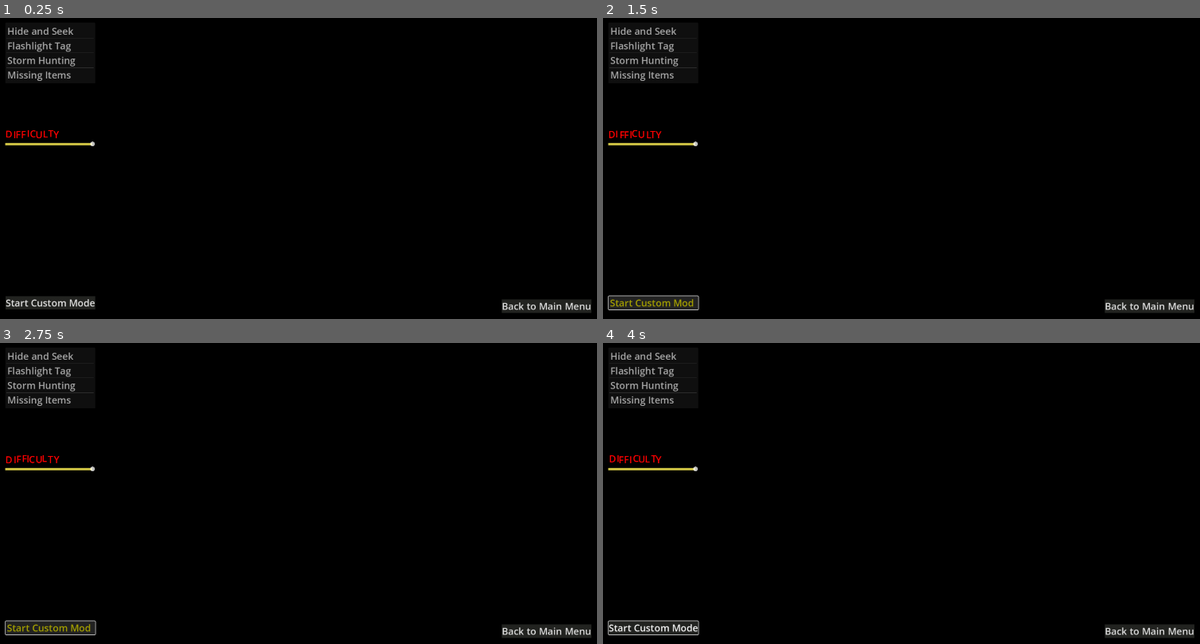
Above: before the commit, frames 1-4 (two rows, left to right).
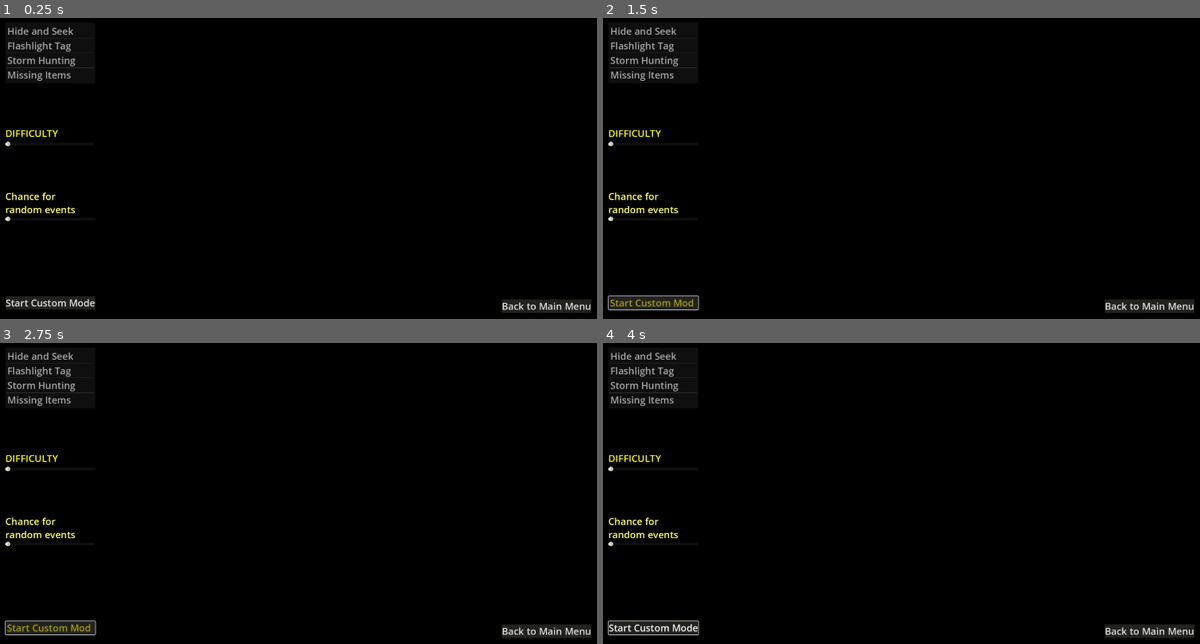
Above: after the commit, the same moments.

Repository: hungerydev/lightswitchgame
Game: Godot game, scene res://ui/custom_mode_window.tscn
Same seed, same stepped clock (60 frames per second), same inputs: the game is played once before the commit and once after it. This scene is started directly instead of the project's main scene.
Inputs (mouse positions are in pixels of both pictures, inside the frame that each line leads up to):
- Up to frame 1 (0.25 s): no input
- Up to frame 2 (1.5 s): click "Back to Main Menu" at 0.5 s; click "Start Custom Mode" at 1.25 s
- Up to frame 3 (2.75 s): click "Start Custom Mode" at 2 s
- Up to frame 4 (4 s): click "Start Custom Mode" at 2.75 s; tap Enter at 3.5 s; move the mouse to (650, 457) at 3.52 s; hold Right mouse button (right_click) from 3.53 s (still down); click (650, 457) at 3.67 s

The runs differ from the first frame. In frame 1, 0.5% of the frame differs, in the area x 0-16%, y 37-68%; in frame 2, 0.5%; in frame 3, 0.5%; in frame 4, 0.5%.
Error before the commit: Parse Error: Identifier "_start_custom_mode" not declared in the current scope. (res://ui/custom_mode_window.gd:4)
Error after the commit: Invalid call. Nonexistent function '_ready' in base 'Window'. (res://ui/custom_mode_window.gd:17)

Commit message:
custom mode, endless mode implemented

Diff:
--- a/components/game_controller.gd
+++ b/components/game_controller.gd
@@ -6,6 +6,7 @@
 var override_active: bool = false
 
 func _ready() -> void:
+	add_to_group("gc")
 	var mainscene = preload("uid://c2os4xibt88g5").instantiate()
 	mainscene.add_to_group("Main Scene")
 	add_child(mainscene)
@@ -20,16 +21,19 @@
 
 func _input(event: InputEvent) -> void:
 	if event.is_action_pressed("right_click"):
-		if menu_active == true:
-			get_node("main_menu").queue_free()
-			menu_active = false
-			var event_controller = preload("uid://dvku403rcrta0").instantiate()
-			add_child(event_controller)
+		_start_game()
 	if event.is_action_pressed("debug_menu"):
 		if get_tree().paused:
 			_leave_debug_menu()
 		else:
 			_instantiate_debug_menu()
+
+func _start_game() -> void:
+	if menu_active == true:
+		get_node("main_menu").queue_free()
+		menu_active = false
+		var event_controller = preload("uid://dvku403rcrta0").instantiate()
+		add_child(event_controller)
 
 func _fail() -> void:
 	await sb._jumpscare_finished
--- a/controllers/custom_mode_controller.gd
+++ b/controllers/custom_mode_controller.gd
@@ -1 +1,11 @@
 extends Node
+
+func _ready() -> void:
+	add_to_group("CMC")
+
+func _start_custom_mode(hour_selection, difficulty, RNG):
+	er._create_custom_dict(hour_selection)
+	gb.difficulty_setting = difficulty
+	gf.chance_setting = RNG
+	gb.current_hour = gb.custom_mode
+	get_tree().call_group("gc", "_start_game")
--- /dev/null
+++ b/controllers/custom_mode_controller.tscn
@@ -0,0 +1,6 @@
+[gd_scene load_steps=2 format=3 uid="uid://dh8v5pqicae2j"]
+
+[ext_resource type="Script" uid="uid://c8v1r5sq3lkt6" path="res://controllers/custom_mode_controller.gd" id="1_ttm3f"]
+
+[node name="custom_mode_controller" type="Node"]
+script = ExtResource("1_ttm3f")
--- a/controllers/event_controller.gd
+++ b/controllers/event_controller.gd
@@ -32,6 +32,17 @@
 				sb._event_start.emit(event)
 				await sb._event_finished
 				gb.current_hour = gb.hour5
+			gb.custom_mode:
+				gb.difficulty = gb.difficulty_setting
+				var event = gb._custom_mode()
+				sb._event_start.emit(event)
+				await sb._event_finished
+				gb.current_hour = gb.custom_mode
+			gb.endless_mode:
+				var event = gb._hour5()
+				sb._event_start.emit(event)
+				await sb._event_finished
+				gb.current_hour = gb.endless_mode
 	else:
 		var new_event = gb.override_event_target
 		print(new_event)
@@ -45,5 +56,5 @@
 			#event._trigger_event_start()
 
 func _event_finished() -> void:
-	await get_tree().create_timer(1).timeout
+	await get_tree().create_timer(1 * gb.difficulty).timeout
 	_start_event()
--- a/controllers/main_menu.gd
+++ b/controllers/main_menu.gd
@@ -4,6 +4,8 @@
 	_instantiate_main_page()
 	$main_page/settings.pressed.connect(_instantiate_settings)
 	$main_page/quit.pressed.connect(_quit_game)
+	if gb.current_hour == gb.post_game:
+		_instantiate_post_game()
 
 func _instantiate_settings() -> void:
 	for child in get_children():
@@ -14,10 +16,35 @@
 
 func _instantiate_main_page() -> void:
 	for child in get_children():
-		if child.name == "options_menu":
+		if child.name != "main_page":
 			child.queue_free()
 	var main_page = preload("uid://gg5suj2tw5qv").instantiate()
 	add_child(main_page)
 
+func _instantiate_post_game() -> void:
+	var pg = preload("uid://dah32f8hosg6b").instantiate()
+	add_child(pg)
+
+
+func _instantiate_custom_mode_menu() -> void:
+	for child in get_children():
+		if child.name == "main_page":
+			child.queue_free()
+		if child.name == "post_game":
+			child.queue_free()
+		var custom_mode = preload("uid://cmw8m4q7o0frt").instantiate()
+		add_child(custom_mode)
+		var cmc = preload("uid://dh8v5pqicae2j").instantiate()
+		add_child(cmc)
+
+func _instantiate_endless_mode_menu() -> void:
+	for child in get_children():
+		if child.name == "main_page":
+			child.queue_free()
+		if child.name == "post_game":
+			child.queue_free()
+	var endless_mode = preload("uid://ddbt5gxjq5o8w").instantiate()
+	add_child(endless_mode)
+
 func _quit_game():
 	get_tree().quit()
--- a/controllers/main_menu.tscn
+++ b/controllers/main_menu.tscn
@@ -9,4 +9,5 @@
 anchor_bottom = 1.0
 grow_horizontal = 2
 grow_vertical = 2
+mouse_filter = 1
 script = ExtResource("1_06t4h")
--- a/difficulty_label.gd
+++ b/difficulty_label.gd
@@ -2,7 +2,6 @@
 
 func _process(delta: float) -> void:
 	install_effect(difficulty_text_effect.new())
-	var color1 = Color.YELLOW
 	var color = "RED" if $"../difficulty_slider".value > -0.5 else "YELLOW"
 
 	text = "[difficulty freq=%s" % $"../difficulty_slider".value + " color=%s" % color + "]DIFFICULTY[/difficulty]"
--- /dev/null
+++ b/rich_text/rng_note.gd
@@ -0,0 +1,10 @@
+extends RichTextEffect
+class_name rng_note
+
+var bbcode = "rng"
+
+func _process_custom_fx(char_fx: CharFXTransform) -> bool:
+	var opacity = char_fx.env.get("opacity", 1)
+
+	char_fx.color.a = opacity
+	return true
--- /dev/null
+++ b/rich_text/rng_note.tres
@@ -0,0 +1,6 @@
+[gd_resource type="RichTextEffect" script_class="rng_note" load_steps=2 format=3 uid="uid://lb0lejsf8xa6"]
+
+[ext_resource type="Script" uid="uid://x1onm68cqa6a" path="res://rich_text/rng_note.gd" id="1_43xc3"]
+
+[resource]
+script = ExtResource("1_43xc3")
--- a/singletons/event_randomizer.gd
+++ b/singletons/event_randomizer.gd
@@ -5,6 +5,7 @@
 var hour3dict: Dictionary
 var hour4dict: Dictionary
 var hour5dict: Dictionary
+var customdict: Dictionary
 var rng: RandomNumberGenerator = RandomNumberGenerator.new()
 
 func _ready() -> void:
@@ -52,3 +53,29 @@
 				hour5dict[hour] += 0.25
 	print(hour5dict)
 	return choice
+
+func _create_custom_dict(selections) -> void:
+	var key_array: Array
+	for i in selections:
+		match i:
+			0:
+				key_array.append(gb.hour1)
+			1:
+				key_array.append(gb.hour2)
+			2:
+				key_array.append(gb.hour3)
+			3:
+				key_array.append(gb.hour4)
+	for hour in key_array:
+		customdict.get_or_add(hour, 1)
+
+func _custom_pick() -> Dictionary:
+	var choice = customdict.keys()[rng.rand_weighted(customdict.values())]
+	for hour in customdict.keys():
+		if hour == choice:
+			customdict[hour] -= 0.25
+		else:
+			if customdict[hour] < 1:
+				customdict[hour] += 0.25
+	print(customdict)
+	return choice
--- a/singletons/global_functions.gd
+++ b/singletons/global_functions.gd
@@ -2,6 +2,8 @@
 class_name GlobalFunctions
 
 var perf_chance: bool = false
+var chance_setting: float = 1.0
+var chance_default: float = 1.0
 var chance_modifier: float = 1.0
 func _ready() -> void:
 	sb._monster_inactive.connect(_death_timer)
@@ -25,7 +27,7 @@
 		return false
 
 func _rc_hard() -> bool: ## 1 in 50
-	if randf_range(1, 50 * chance_modifier) == 1:
+	if randf_range(1, clamp(50 * chance_modifier, 1, 50)) == 1:
 		chance_modifier += .5
 		return true
 	elif perf_chance:
@@ -35,7 +37,7 @@
 		return false
 
 func _rc_very_hard() -> bool: ## 1 in 100
-	if randf_range(1, 100 * chance_modifier) == 1:
+	if randf_range(1, clamp(100 * chance_modifier, 1, 100)) == 1:
 		chance_modifier += .5
 		return true
 	elif perf_chance:
@@ -45,7 +47,7 @@
 		return false
 
 func _rc_impossible() -> bool: ## 1 in 1000
-	if randf_range(1, 1000 * chance_modifier) == 1:
+	if randf_range(1, clamp(1000 * chance_modifier, 1, 1000)) == 1:
 		chance_modifier += .5
 		return true
 	elif perf_chance:
@@ -68,7 +70,7 @@
 			death_timer = 10.0
 
 func _death_timer() -> void:
-	var timer = get_tree().create_timer(death_timer * gb.difficulty)
+	var timer = get_tree().create_timer(clamp(death_timer * gb.difficulty, 1, death_timer))
 	print("Death timer started")
 	timer.timeout.connect(_too_slow)
 	await sb._event_finished
--- a/singletons/global_variables.gd
+++ b/singletons/global_variables.gd
@@ -2,6 +2,7 @@
 class_name GlobalVariables
 
 var difficulty_setting: float = 1.0
+var difficulty_default: float = 1.0
 var difficulty: float = 1.0
 
 var loading: bool = false
@@ -44,9 +45,13 @@
 EVENT_4_2, EVENT_4_3, EVENT_4_4, EVENT_4_5, EVENT_4_6, EVENT_4_7, EVENT_4_8, EVENT_4_9,
 EVENT_4_10, EVENT_4_11, EVENT_4_12, EVENT_4_13, EVENT_4_14, EVENT_4_15}
 
-enum hour5 {}
+enum hour5 {HOUR_5 = 501}
 
-enum post_game {}
+enum post_game {POST_GAME = 601}
+
+enum custom_mode {CUSTOM_MODE = 701}
+
+enum endless_mode {ENDLESS_MODE = 801}
 
 var event_dict: Dictionary = {
 	"tutorial": tutorial,
@@ -54,12 +59,21 @@
 	"hour2": hour2,
 	"hour3": hour3,
 	"hour4": hour4,
-	"hour5": hour5
+	"hour5": hour5,
+	"post_game": post_game,
+	"custom_mode": custom_mode,
+	"endless_mode": endless_mode
 }
 
 func _hour5() -> int:
 	var hour5_pick = er._hour5_pick()
 	current_hour = hour5_pick
+	var event = er._choose_random_event()
+	return event
+
+func _custom_mode() -> int:
+	var custom_pick = er._custom_pick()
+	current_hour = custom_pick
 	var event = er._choose_random_event()
 	return event
 
--- a/singletons/progress_manager.gd
+++ b/singletons/progress_manager.gd
@@ -21,7 +21,10 @@
 var hour5max: int = 20
 
 var customi: int = 0
-var custommax: int = 0
+var custommax: int = 20
+
+var endlessi := 0
+var endlessmax := 999
 
 
 func _ready() -> void:
@@ -65,7 +68,22 @@
 		gb.hour5:
 			if hour5i == hour5max:
 				## TODO: Change this!
-				gb.current_hour = gb.tutorial
+				gb.current_hour = gb.post_game
 			else:
 				hour5i += 1
+		gb.custom_mode:
+			if customi == custommax:
+				gb.current_hour = gb.post_game
+			else:
+				customi += 1
+		gb.endless_mode:
+			if endlessi == 25:
+				gb.difficulty = 0.7
+			elif endlessi == 50:
+				gb.difficulty = 0.5
+			elif endlessi == 75:
+				gb.difficulty = 0.3
+			elif endlessi == 100:
+				gb.difficulty = 0.1
+			endlessi += 1
 	return finished
--- a/ui/custom_mode_window.gd
+++ b/ui/custom_mode_window.gd
@@ -3,3 +3,15 @@
 func _ready() -> void:
 	$CenterContainer/start.pressed.connect(_start_custom_mode)
 	$CenterContainer2/back.pressed.connect(_back_to_main_menu)
+
+func _start_custom_mode() -> void:
+	var hour_selection = $VBoxContainer/mechanic_chooser.get_selected_items()
+	var difficulty = abs($VBoxContainer/VBoxContainer2/difficulty_slider.value)
+	var rng = abs($VBoxContainer/VBoxContainer3/rng_slider.value)
+	var nodes = get_tree().get_nodes_in_group("CMC")
+	for node in nodes:
+		node._start_custom_mode(hour_selection, difficulty, rng)
+
+
+func _back_to_main_menu() -> void:
+	get_parent()._ready()
--- a/ui/custom_mode_window.tscn
+++ b/ui/custom_mode_window.tscn
@@ -1,8 +1,9 @@
-[gd_scene load_steps=5 format=3 uid="uid://cmw8m4q7o0frt"]
+[gd_scene load_steps=6 format=3 uid="uid://cmw8m4q7o0frt"]
 
 [ext_resource type="Script" uid="uid://cfhbmr16n85rg" path="res://ui/custom_mode_window.gd" id="1_3bl6u"]
 [ext_resource type="Theme" uid="uid://eds042pwsot7" path="res://ui/ui_theme.tres" id="1_gkj1u"]
 [ext_resource type="Script" uid="uid://mxfy0lmoep8w" path="res://difficulty_label.gd" id="3_6uq7r"]
+[ext_resource type="Script" uid="uid://dm4i0h233j4e4" path="res://ui/rng_note.gd" id="4_3bl6u"]
 
 [sub_resource type="GDScript" id="GDScript_6uq7r"]
 script/source = "extends CenterContainer
@@ -28,7 +29,7 @@
 
 [node name="mechanic_chooser" type="ItemList" parent="VBoxContainer"]
 layout_mode = 2
-select_mode = 1
+select_mode = 2
 auto_height = true
 item_count = 4
 item_0/text = "Hide and Seek"
@@ -50,8 +51,34 @@
 [node name="difficulty_slider" type="HSlider" parent="VBoxContainer/VBoxContainer2" groups=["difficulty_slider"]]
 layout_mode = 2
 min_value = -1.0
+max_value = 0.5
+step = 0.1
+value = -1.0
+
+[node name="VBoxContainer3" type="VBoxContainer" parent="VBoxContainer"]
+layout_mode = 2
+theme_override_constants/separation = 0
+
+[node name="RichTextLabel" type="RichTextLabel" parent="VBoxContainer/VBoxContainer3"]
+layout_mode = 2
+bbcode_enabled = true
+text = "Chance for random events"
+fit_content = true
+
+[node name="rng_slider" type="HSlider" parent="VBoxContainer/VBoxContainer3"]
+layout_mode = 2
+min_value = -1.0
 max_value = 0.0
 step = 0.1
+value = -1.0
+
+[node name="RichTextLabel2" type="RichTextLabel" parent="VBoxContainer/VBoxContainer3"]
+layout_mode = 2
+theme_override_font_sizes/normal_font_size = 16
+bbcode_enabled = true
+text = "Note: high amounts of RNG may result in unwinnable situations. Play at your own risk"
+fit_content = true
+script = ExtResource("4_3bl6u")
 
 [node name="CenterContainer" type="CenterContainer" parent="."]
 layout_mode = 1
--- /dev/null
+++ b/ui/endless_mode_prompt.gd
@@ -0,0 +1,12 @@
+extends Control
+
+func _ready() -> void:
+	$CenterContainer/VBoxContainer/start.pressed.connect(_start_endless_mode)
+	$CenterContainer/VBoxContainer/back.pressed.connect(_back_to_main_menu)
+
+func _start_endless_mode() -> void:
+	gb.current_hour = gb.endless_mode
+	get_tree().call_group("gc", "_start_game")
+
+func _back_to_main_menu() -> void:
+	get_parent()._ready()
--- /dev/null
+++ b/ui/endless_mode_prompt.tscn
@@ -0,0 +1,43 @@
+[gd_scene load_steps=3 format=3 uid="uid://ddbt5gxjq5o8w"]
+
+[ext_resource type="Theme" uid="uid://eds042pwsot7" path="res://ui/ui_theme.tres" id="1_irltd"]
+[ext_resource type="Script" uid="uid://c8nqswhl6s86f" path="res://ui/endless_mode_prompt.gd" id="2_lo7g3"]
+
+[node name="endless_mode_prompt" type="Control"]
+layout_mode = 3
+anchors_preset = 15
+anchor_right = 1.0
+anchor_bottom = 1.0
+grow_horizontal = 2
+grow_vertical = 2
+theme = ExtResource("1_irltd")
+script = ExtResource("2_lo7g3")
+
+[node name="CenterContainer" type="CenterContainer" parent="."]
+layout_mode = 1
+anchors_preset = 15
+anchor_right = 1.0
+anchor_bottom = 1.0
+grow_horizontal = 2
+grow_vertical = 2
+
+[node name="VBoxContainer" type="VBoxContainer" parent="CenterContainer"]
+custom_minimum_size = Vector2(700, 0)
+layout_mode = 2
+theme_override_constants/separation = 15
+
+[node name="RichTextLabel" type="RichTextLabel" parent="CenterContainer/VBoxContainer"]
+layout_mode = 2
+bbcode_enabled = true
+text = "Neverending mode, gets progressively harder.
+[wave]Play at your own risk!
+"
+fit_content = true
+
+[node name="start" type="Button" parent="CenterContainer/VBoxContainer"]
+layout_mode = 2
+text = "Start Endless Mode"
+
+[node name="back" type="Button" parent="CenterContainer/VBoxContainer"]
+layout_mode = 2
+text = "Go back"
--- /dev/null
+++ b/ui/post_game.gd
@@ -0,0 +1,12 @@
+extends Control
+
+
+func _ready() -> void:
+	$BoxContainer/custom_mode.pressed.connect(_custom)
+	$BoxContainer/endless_mode.pressed.connect(_endless)
+
+func _custom() -> void:
+	get_parent()._instantiate_custom_mode_menu()
+
+func _endless() -> void:
+	get_parent()._instantiate_endless_mode_menu()
--- /dev/null
+++ b/ui/post_game.tscn
@@ -0,0 +1,39 @@
+[gd_scene load_steps=3 format=3 uid="uid://dah32f8hosg6b"]
+
+[ext_resource type="Theme" uid="uid://eds042pwsot7" path="res://ui/ui_theme.tres" id="1_15sru"]
+[ext_resource type="Script" uid="uid://3ptuw4xcrmhb" path="res://ui/post_game.gd" id="2_fd0mg"]
+
+[node name="post_game" type="Control"]
+layout_mode = 3
+anchors_preset = 15
+anchor_right = 1.0
+anchor_bottom = 1.0
+grow_horizontal = 2
+grow_vertical = 2
+mouse_filter = 2
+mouse_default_cursor_shape = 1
+theme = ExtResource("1_15sru")
+script = ExtResource("2_fd0mg")
+
+[node name="BoxContainer" type="BoxContainer" parent="."]
+layout_mode = 1
+anchors_preset = 1
+anchor_left = 1.0
+anchor_right = 1.0
+offset_left = -438.0
+offset_top = 94.0
+offset_right = -65.0
+offset_bottom = 429.0
+grow_horizontal = 0
+theme_override_constants/separation = 30
+vertical = true
+
+[node name="custom_mode" type="Button" parent="BoxContainer"]
+custom_minimum_size = Vector2(0, 7.715)
+layout_mode = 2
+text = "Custom Mode"
+
+[node name="endless_mode" type="Button" parent="BoxContainer"]
+layout_mode = 2
+text = "Endless Mode
+"
--- /dev/null
+++ b/ui/rng_note.gd
@@ -0,0 +1,7 @@
+extends RichTextLabel
+
+func _process(delta: float) -> void:
+	install_effect(rng_note.new())
+	var opacity = $"../rng_slider".value + 1
+
+	text = "[rng opacity=%s" % opacity + "]Note: high amounts of RNG may result in unwinnable situations. Play at your own risk[/rng]"
Not shown, added: rich_text/rng_note.gd.uid
Not shown, added: ui/endless_mode_prompt.gd.uid
Not shown, added: ui/post_game.gd.uid
Not shown, added: ui/rng_note.gd.uid
